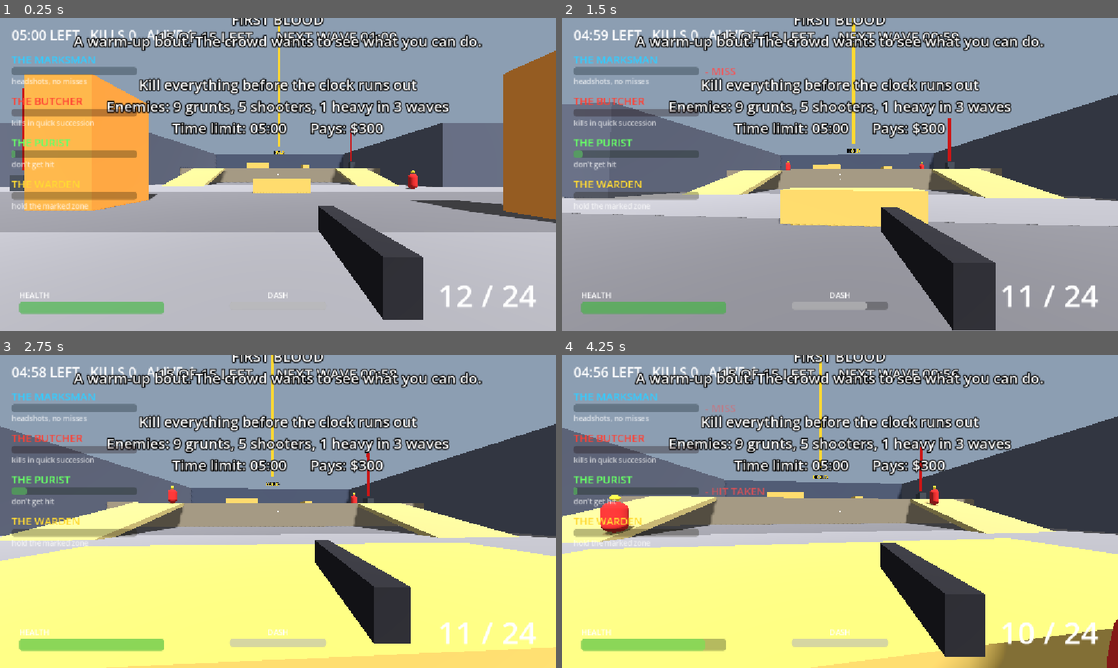
Above: before the commit, frames 1-4 (two rows, left to right).
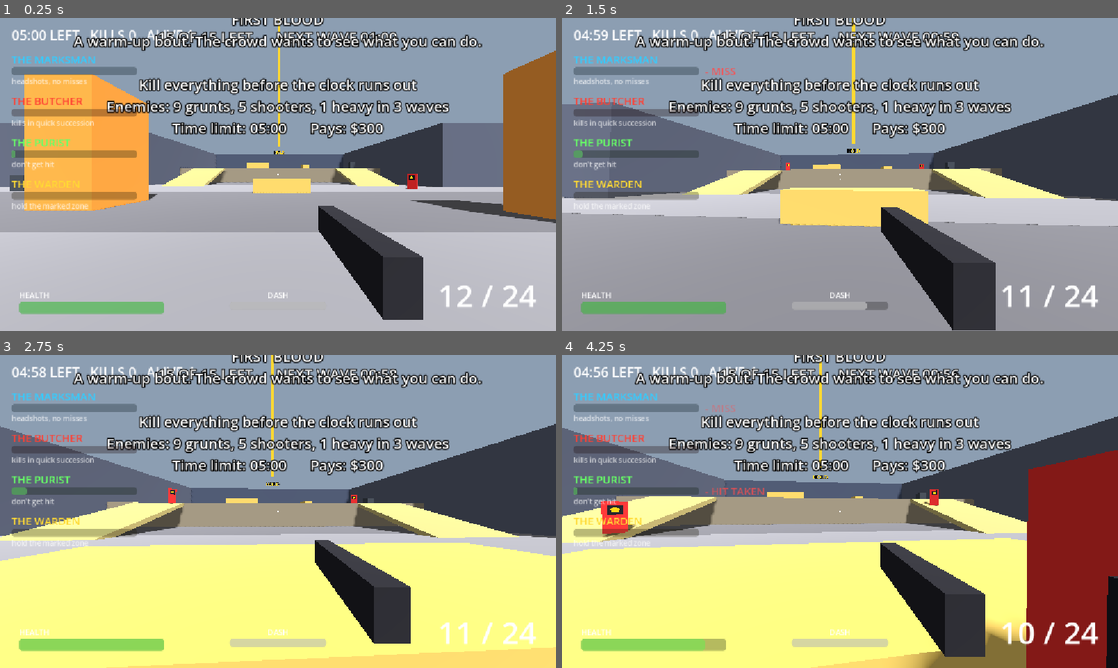
Above: after the commit, the same moments.

Repository: CaptainTiki/Arena
Game: Godot game, scene res://arena/arena.tscn
The game is run twice, just before and just after one commit, with the same random seed, the same clock (stepped at 60 frames per second) and the same inputs.
Inputs (mouse positions are in pixels of both pictures, inside the frame that each line leads up to):
- Up to frame 1 (0.25 s): no input
- Up to frame 2 (1.5 s): move the mouse to (867, 174) at 0.52 s; hold Space (dash) 0.53-1.28 s; hold W (move_forward) from 0.53 s (still down); move the mouse to (812, 174) at 1.27 s; click (812, 174) at 1.35 s
- Up to frame 3 (2.75 s): keep holding W (move_forward); move the mouse to (289, 505) at 2.02 s; hold Shift (sprint) from 2.03 s (still down)
- Up to frame 4 (4.25 s): keep holding W (move_forward); move the mouse to (834, 517) at 2.77 s; release Shift (sprint) at 2.78 s; tap Space (dash) at 2.85 s; move the mouse to (878, 514) at 3.52 s; press the mouse at (878, 514) at 3.53 s

The runs differ from the first frame. In frame 1, 0.2% of the frame differs, in the area x 4-76%, y 22-55%; in frame 2, 0.1%; in frame 3, 0.1%; in frame 4, 12%, in the area x 6-100%, y 29-100%.

Commit message:
Robot shapes with weak points, stations stock ammo or health

Diff:
--- a/arena/ammo_station.gd
+++ b/arena/ammo_station.gd
@@ -1,9 +1,13 @@
 class_name AmmoStation
 extends StaticBody3D
-## Fixed ammo dispenser. Red when empty, flashing amber when a restock is close, green when stocked.
-## Walk up to a stocked one to take its ammo.
+## Fixed dispenser that stocks either ammo or health, rolled afresh at every restock.
+## The light says which: blue for ammo, red for health. Steady means stocked, flashing means
+## arriving soon, and no light means there is nothing here and nothing on the way.
+## Walk up to a stocked one to take what it holds.
 
 signal collected(station: AmmoStation)
+
+enum Stock { AMMO, HEALTH }
 
 @export var data: AmmoStationData
 ## Seconds until this station's first stock. Zero means stocked from the start.
@@ -12,16 +16,20 @@
 
 var _stocked: bool = false
 var _restock_left: float = 0.0
+## What it holds, or what is on the way while it is empty.
+var _stock: Stock = Stock.AMMO
 
 @onready var _pickup_area: Area3D = $PickupArea
 @onready var _light: MeshInstance3D = $Light
 @onready var _pickup_mesh: MeshInstance3D = $Pickup
 @onready var _material: StandardMaterial3D = _light.material_override as StandardMaterial3D
+@onready var _pickup_material: StandardMaterial3D = _pickup_mesh.material_override as StandardMaterial3D
 
 
 func _ready() -> void:
 	_restock_left = first_stock_delay
 	_stocked = first_stock_delay <= 0.0
+	_roll_stock()
 	_refresh()
 
 
@@ -29,17 +37,22 @@
 	return _stocked
 
 
-func get_ammo() -> int:
-	return data.ammo
+func get_stock() -> Stock:
+	return _stock
+
+
+func get_color() -> Color:
+	return data.health_color if _stock == Stock.HEALTH else data.ammo_color
 
 
 func _physics_process(delta: float) -> void:
 	if _stocked:
 		for body: Node3D in _pickup_area.get_overlapping_bodies():
-			if body is Player:
+			if body is Player and _is_wanted_by(body as Player):
 				_stocked = false
 				_restock_left = data.restock_time
 				collected.emit(self)
+				_roll_stock()
 				break
 	else:
 		_restock_left -= delta
@@ -48,12 +61,22 @@
 	_refresh()
 
 
+## Health stays on the shelf for a player who has nothing to heal.
+func _is_wanted_by(player: Player) -> bool:
+	return _stock == Stock.AMMO or player.get_health() < player.data.max_health
+
+
+func _roll_stock() -> void:
+	_stock = Stock.HEALTH if randf() < data.health_chance else Stock.AMMO
+
+
 func _refresh() -> void:
 	_pickup_mesh.visible = _stocked
+	_pickup_material.albedo_color = get_color()
+	var arriving: bool = not _stocked and _restock_left <= data.warning_time
+	_light.visible = _stocked or arriving
 	if _stocked:
-		_material.albedo_color = data.stocked_color
-	elif _restock_left <= data.warning_time:
+		_material.albedo_color = get_color()
+	elif arriving:
 		var lit: bool = fmod(_restock_left * data.flash_rate, 1.0) < 0.5
-		_material.albedo_color = data.warning_color if lit else data.dark_color
-	else:
-		_material.albedo_color = data.empty_color
+		_material.albedo_color = get_color() if lit else data.dark_color
--- a/arena/ammo_station.tscn
+++ b/arena/ammo_station.tscn
@@ -22,11 +22,11 @@
 size = Vector3(0.35, 8, 0.35)
 
 [sub_resource type="StandardMaterial3D" id="StandardMaterial3D_pickup"]
+resource_local_to_scene = true
 shading_mode = 0
 albedo_color = Color(0.2, 0.8, 1, 1)
 
 [sub_resource type="BoxMesh" id="BoxMesh_pickup"]
-material = SubResource("StandardMaterial3D_pickup")
 size = Vector3(0.7, 0.4, 0.7)
 
 [sub_resource type="CylinderShape3D" id="CylinderShape3D_pickup"]
@@ -55,6 +55,7 @@
 transform = Transform3D(1, 0, 0, 0, 1, 0, 0, 0, 1, 0, 1.8, 0)
 cast_shadow = 0
 mesh = SubResource("BoxMesh_pickup")
+material_override = SubResource("StandardMaterial3D_pickup")
 
 [node name="PickupArea" type="Area3D" parent="."]
 collision_layer = 0
--- a/arena/ammo_station_data.gd
+++ b/arena/ammo_station_data.gd
@@ -3,6 +3,10 @@
 
 ## Rounds added to reserve per pickup.
 @export var ammo: int = 12
+## Health restored per pickup.
+@export var health: float = 30.0
+## Chance that a restock brings health instead of ammo.
+@export_range(0.0, 1.0) var health_chance: float = 0.4
 ## Seconds from being emptied to being stocked again.
 @export var restock_time: float = 120.0
 ## The light flashes for this long before the restock lands.
@@ -10,7 +14,7 @@
 @export var flash_rate: float = 3.0
 
 @export_group("Lights")
-@export var empty_color: Color = Color(0.8, 0.1, 0.1)
-@export var warning_color: Color = Color(1.0, 0.7, 0.1)
-@export var stocked_color: Color = Color(0.2, 1.0, 0.3)
+@export var ammo_color: Color = Color(0.15, 0.45, 1.0)
+@export var health_color: Color = Color(1.0, 0.1, 0.1)
+## The off beat of a flashing light.
 @export var dark_color: Color = Color(0.12, 0.12, 0.12)
--- a/arena/ammo_station_default.tres
+++ b/arena/ammo_station_default.tres
@@ -5,10 +5,11 @@
 [resource]
 script = ExtResource("1_data")
 ammo = 12
+health = 30.0
+health_chance = 0.4
 restock_time = 120.0
 warning_time = 15.0
 flash_rate = 3.0
-empty_color = Color(0.8, 0.1, 0.1, 1)
-warning_color = Color(1, 0.7, 0.1, 1)
-stocked_color = Color(0.2, 1, 0.3, 1)
+ammo_color = Color(0.15, 0.45, 1, 1)
+health_color = Color(1, 0.1, 0.1, 1)
 dark_color = Color(0.12, 0.12, 0.12, 1)
--- a/arena/arena.gd
+++ b/arena/arena.gd
@@ -383,6 +383,11 @@
 
 
 func _on_ammo_station_collected(station: AmmoStation) -> void:
-	_weapon.add_reserve(station.get_ammo())
-	_log.log_player("ammo_station", {"ammo": station.get_ammo()})
-	_hud.show_pickup("AMMO +%d" % station.get_ammo(), station.data.stocked_color)
+	if station.get_stock() == AmmoStation.Stock.HEALTH:
+		_player.heal(station.data.health)
+		_log.log_player("station", {"stock": "health", "amount": station.data.health})
+		_hud.show_pickup("HEALTH +%d" % roundi(station.data.health), station.get_color())
+		return
+	_weapon.add_reserve(station.data.ammo)
+	_log.log_player("station", {"stock": "ammo", "amount": station.data.ammo})
+	_hud.show_pickup("AMMO +%d" % station.data.ammo, station.get_color())
--- a/combat/hitbox.gd
+++ b/combat/hitbox.gd
@@ -1,7 +1,27 @@
 class_name Hitbox
 extends Area3D
-## A hitscan-only region that forwards hits to a damageable. Used for heads.
+## A hitscan-only region that forwards hits to a damageable. Used for weak points.
+## Anything drawn as a child of this node is hidden while the weak point is shut.
 
+enum Exposure {
+	ALWAYS,
+	## Only open while its owner is winding up an attack or recovering from one.
+	WHILE_ATTACKING,
+}
+
+## True for a weak point: hits here take the weapon's weak-point multiplier.
 @export var is_head: bool = false
 ## Node that implements take_hit(hit: HitInfo).
 @export var target: Node
+@export var exposure: Exposure = Exposure.ALWAYS
+
+var _layer: int = 0
+
+
+func _ready() -> void:
+	_layer = collision_layer
+
+
+func set_exposed(exposed: bool) -> void:
+	collision_layer = _layer if exposed else 0
+	visible = exposed
--- a/enemy/enemy.gd
+++ b/enemy/enemy.gd
@@ -41,9 +41,10 @@
 var _repath_left: float = 0.0
 var _body_layer: int = 0
 var _body_mask: int = 0
-var _head_layer: int = 0
-
-@onready var _head: Hitbox = $Head
+var _weak_points: Array[Hitbox] = []
+
+## Turns with the visual, so a weak point stays on the side of the body it was authored on.
+@onready var _weak_point_pivot: Node3D = $WeakPoints
 @onready var _visual: Node3D = $Visual
 @onready var _body_mesh: MeshInstance3D = $Visual/BodyMesh
 @onready var _material: StandardMaterial3D = _body_mesh.material_override as StandardMaterial3D
@@ -54,7 +55,9 @@
 func _ready() -> void:
 	_body_layer = collision_layer
 	_body_mask = collision_mask
-	_head_layer = _head.collision_layer
+	for child: Node in _weak_point_pivot.get_children():
+		if child is Hitbox:
+			_weak_points.append(child as Hitbox)
 
 
 func spawn(at: Vector3, target: Node3D, health_scale: float = 1.0, damage_scale: float = 1.0) -> void:
@@ -77,7 +80,7 @@
 	global_position = at
 	collision_layer = _body_layer
 	collision_mask = _body_mask
-	_head.collision_layer = _head_layer
+	_refresh_weak_points()
 	_visual.scale = Vector3.ONE
 	_material.albedo_color = data.body_color
 	if _arms != null:
@@ -350,9 +353,12 @@
 
 	# Face the target, or the way it is hurtling.
 	var facing: Vector3 = _lunge_direction if _state == State.LUNGE else _get_direction_to(_target.global_position)
-	if not facing.is_zero_approx():
+	var can_turn: bool = data.turn_while_recovering or _state != State.RECOVER
+	if can_turn and not facing.is_zero_approx():
 		var yaw: float = atan2(-facing.x, -facing.z)
 		_visual.rotation.y = lerp_angle(_visual.rotation.y, yaw, 1.0 - exp(-data.turn_speed * delta))
+	_weak_point_pivot.rotation.y = _visual.rotation.y
+	_refresh_weak_points()
 
 	if _arms != null:
 		var arm_target: float = deg_to_rad(data.arm_raise_degrees) if raising_arms else 0.0
@@ -360,11 +366,18 @@
 		_arms.rotation.x = lerpf(_arms.rotation.x, arm_target, 1.0 - exp(-arm_speed * delta))
 
 
+func _refresh_weak_points() -> void:
+	var attacking: bool = _state == State.WINDUP or _state == State.RECOVER
+	for weak_point: Hitbox in _weak_points:
+		weak_point.set_exposed(weak_point.exposure == Hitbox.Exposure.ALWAYS or attacking)
+
+
 func _die(hit: HitInfo) -> void:
 	_enter(State.DYING, data.pop_time)
 	collision_layer = 0
 	collision_mask = 0
-	_head.collision_layer = 0
+	for weak_point: Hitbox in _weak_points:
+		weak_point.set_exposed(false)
 	_material.albedo_color = data.hit_flash_color
 	died.emit(self, hit)
 
--- a/enemy/enemy.tscn
+++ b/enemy/enemy.tscn
@@ -8,23 +8,31 @@
 radius = 0.45
 height = 1.7
 
-[sub_resource type="CapsuleMesh" id="CapsuleMesh_body"]
-radius = 0.45
-height = 1.7
+[sub_resource type="BoxMesh" id="BoxMesh_body"]
+size = Vector3(0.8, 1.7, 0.8)
 
 [sub_resource type="StandardMaterial3D" id="StandardMaterial3D_body"]
 resource_local_to_scene = true
 albedo_color = Color(0.7, 0.15, 0.15, 1)
 
-[sub_resource type="SphereMesh" id="SphereMesh_head"]
-radius = 0.18
-height = 0.36
+[sub_resource type="StandardMaterial3D" id="StandardMaterial3D_weak"]
+shading_mode = 0
+albedo_color = Color(1, 0.85, 0.1, 1)
 
-[sub_resource type="StandardMaterial3D" id="StandardMaterial3D_head"]
-albedo_color = Color(0.95, 0.8, 0.2, 1)
+[sub_resource type="SphereMesh" id="SphereMesh_weak"]
+material = SubResource("StandardMaterial3D_weak")
+radius = 0.14
+height = 0.28
 
-[sub_resource type="SphereShape3D" id="SphereShape3D_head"]
-radius = 0.18
+[sub_resource type="SphereShape3D" id="SphereShape3D_weak"]
+radius = 0.14
+
+[sub_resource type="StandardMaterial3D" id="StandardMaterial3D_trim"]
+albedo_color = Color(0.1, 0.1, 0.12, 1)
+
+[sub_resource type="BoxMesh" id="BoxMesh_socket"]
+material = SubResource("StandardMaterial3D_trim")
+size = Vector3(0.5, 0.5, 0.1)
 
 [node name="Enemy" type="CharacterBody3D"]
 collision_layer = 4
@@ -42,22 +50,27 @@
 
 [node name="BodyMesh" type="MeshInstance3D" parent="Visual"]
 transform = Transform3D(1, 0, 0, 0, 1, 0, 0, 0, 1, 0, 0.85, 0)
-mesh = SubResource("CapsuleMesh_body")
+mesh = SubResource("BoxMesh_body")
 material_override = SubResource("StandardMaterial3D_body")
 
-[node name="HeadMesh" type="MeshInstance3D" parent="Visual"]
-transform = Transform3D(1, 0, 0, 0, 1, 0, 0, 0, 1, 0, 1.9, 0)
-mesh = SubResource("SphereMesh_head")
-material_override = SubResource("StandardMaterial3D_head")
+[node name="Socket" type="MeshInstance3D" parent="Visual"]
+transform = Transform3D(1, 0, 0, 0, 1, 0, 0, 0, 1, 0, 1.25, -0.4)
+mesh = SubResource("BoxMesh_socket")
 
-[node name="Head" type="Area3D" parent="." node_paths=PackedStringArray("target")]
-transform = Transform3D(1, 0, 0, 0, 1, 0, 0, 0, 1, 0, 1.9, 0)
+[node name="WeakPoints" type="Node3D" parent="."]
+
+[node name="Eye" type="Area3D" parent="WeakPoints" node_paths=PackedStringArray("target")]
+transform = Transform3D(1, 0, 0, 0, 1, 0, 0, 0, 1, 0, 1.25, -0.5)
 collision_layer = 16
 collision_mask = 0
 monitoring = false
 script = ExtResource("2_hitbox")
 is_head = true
-target = NodePath("..")
+target = NodePath("../..")
 
-[node name="HeadShape" type="CollisionShape3D" parent="Head"]
-shape = SubResource("SphereShape3D_head")
+[node name="Shape" type="CollisionShape3D" parent="WeakPoints/Eye"]
+shape = SubResource("SphereShape3D_weak")
+
+[node name="Mesh" type="MeshInstance3D" parent="WeakPoints/Eye"]
+cast_shadow = 0
+mesh = SubResource("SphereMesh_weak")
--- a/enemy/enemy_data.gd
+++ b/enemy/enemy_data.gd
@@ -96,3 +96,5 @@
 @export var arm_raise_speed: float = 8.0
 @export var arm_slam_speed: float = 30.0
 @export var turn_speed: float = 10.0
+## False leaves it facing the way it struck until it has recovered, so its back can be reached.
+@export var turn_while_recovering: bool = true
--- a/enemy/heavy.tres
+++ b/enemy/heavy.tres
@@ -42,4 +42,5 @@
 arm_raise_degrees = 165.0
 arm_raise_speed = 8.0
 arm_slam_speed = 30.0
-turn_speed = 6.0
+turn_speed = 2.5
+turn_while_recovering = false
--- a/enemy/heavy.tscn
+++ b/enemy/heavy.tscn
@@ -8,23 +8,35 @@
 radius = 0.9
 height = 2.8
 
-[sub_resource type="CapsuleMesh" id="CapsuleMesh_body"]
-radius = 0.9
-height = 2.8
+[sub_resource type="BoxMesh" id="BoxMesh_body"]
+size = Vector3(1.7, 2.8, 1.3)
 
 [sub_resource type="StandardMaterial3D" id="StandardMaterial3D_body"]
 resource_local_to_scene = true
 albedo_color = Color(0.4, 0.15, 0.5, 1)
 
-[sub_resource type="SphereMesh" id="SphereMesh_head"]
-radius = 0.25
-height = 0.5
+[sub_resource type="StandardMaterial3D" id="StandardMaterial3D_weak"]
+shading_mode = 0
+albedo_color = Color(1, 0.85, 0.1, 1)
 
-[sub_resource type="StandardMaterial3D" id="StandardMaterial3D_head"]
-albedo_color = Color(0.95, 0.8, 0.2, 1)
+[sub_resource type="SphereMesh" id="SphereMesh_weak"]
+material = SubResource("StandardMaterial3D_weak")
+radius = 0.3
+height = 0.6
 
-[sub_resource type="SphereShape3D" id="SphereShape3D_head"]
-radius = 0.25
+[sub_resource type="SphereShape3D" id="SphereShape3D_weak"]
+radius = 0.3
+
+[sub_resource type="StandardMaterial3D" id="StandardMaterial3D_trim"]
+albedo_color = Color(0.1, 0.1, 0.12, 1)
+
+[sub_resource type="BoxMesh" id="BoxMesh_housing"]
+material = SubResource("StandardMaterial3D_trim")
+size = Vector3(1.0, 1.0, 0.2)
+
+[sub_resource type="BoxMesh" id="BoxMesh_brow"]
+material = SubResource("StandardMaterial3D_trim")
+size = Vector3(1.2, 0.3, 0.2)
 
 [sub_resource type="StandardMaterial3D" id="StandardMaterial3D_arm"]
 albedo_color = Color(0.25, 0.1, 0.32, 1)
@@ -49,13 +61,16 @@
 
 [node name="BodyMesh" type="MeshInstance3D" parent="Visual"]
 transform = Transform3D(1, 0, 0, 0, 1, 0, 0, 0, 1, 0, 1.4, 0)
-mesh = SubResource("CapsuleMesh_body")
+mesh = SubResource("BoxMesh_body")
 material_override = SubResource("StandardMaterial3D_body")
 
-[node name="HeadMesh" type="MeshInstance3D" parent="Visual"]
-transform = Transform3D(1, 0, 0, 0, 1, 0, 0, 0, 1, 0, 3.05, 0)
-mesh = SubResource("SphereMesh_head")
-material_override = SubResource("StandardMaterial3D_head")
+[node name="Housing" type="MeshInstance3D" parent="Visual"]
+transform = Transform3D(1, 0, 0, 0, 1, 0, 0, 0, 1, 0, 1.7, 0.7)
+mesh = SubResource("BoxMesh_housing")
+
+[node name="Brow" type="MeshInstance3D" parent="Visual"]
+transform = Transform3D(1, 0, 0, 0, 1, 0, 0, 0, 1, 0, 2.4, -0.7)
+mesh = SubResource("BoxMesh_brow")
 
 [node name="Arms" type="Node3D" parent="Visual"]
 transform = Transform3D(1, 0, 0, 0, 1, 0, 0, 0, 1, 0, 2.4, 0)
@@ -68,14 +83,20 @@
 transform = Transform3D(1, 0, 0, 0, 1, 0, 0, 0, 1, 1.3, -1.1, 0)
 mesh = SubResource("BoxMesh_arm")
 
-[node name="Head" type="Area3D" parent="." node_paths=PackedStringArray("target")]
-transform = Transform3D(1, 0, 0, 0, 1, 0, 0, 0, 1, 0, 3.05, 0)
+[node name="WeakPoints" type="Node3D" parent="."]
+
+[node name="Core" type="Area3D" parent="WeakPoints" node_paths=PackedStringArray("target")]
+transform = Transform3D(1, 0, 0, 0, 1, 0, 0, 0, 1, 0, 1.7, 1.0)
 collision_layer = 16
 collision_mask = 0
 monitoring = false
 script = ExtResource("2_hitbox")
 is_head = true
-target = NodePath("..")
+target = NodePath("../..")
 
-[node name="HeadShape" type="CollisionShape3D" parent="Head"]
-shape = SubResource("SphereShape3D_head")
+[node name="Shape" type="CollisionShape3D" parent="WeakPoints/Core"]
+shape = SubResource("SphereShape3D_weak")
+
+[node name="Mesh" type="MeshInstance3D" parent="WeakPoints/Core"]
+cast_shadow = 0
+mesh = SubResource("SphereMesh_weak")
--- a/enemy/shooter.tscn
+++ b/enemy/shooter.tscn
@@ -8,23 +8,35 @@
 radius = 0.35
 height = 1.7
 
-[sub_resource type="CapsuleMesh" id="CapsuleMesh_body"]
-radius = 0.35
-height = 1.7
+[sub_resource type="BoxMesh" id="BoxMesh_body"]
+size = Vector3(0.4, 1.7, 0.4)
 
 [sub_resource type="StandardMaterial3D" id="StandardMaterial3D_body"]
 resource_local_to_scene = true
 albedo_color = Color(0.1, 0.6, 0.6, 1)
 
-[sub_resource type="SphereMesh" id="SphereMesh_head"]
-radius = 0.18
-height = 0.36
+[sub_resource type="StandardMaterial3D" id="StandardMaterial3D_weak"]
+shading_mode = 0
+albedo_color = Color(1, 0.85, 0.1, 1)
 
-[sub_resource type="StandardMaterial3D" id="StandardMaterial3D_head"]
-albedo_color = Color(0.95, 0.8, 0.2, 1)
+[sub_resource type="SphereMesh" id="SphereMesh_weak"]
+material = SubResource("StandardMaterial3D_weak")
+radius = 0.16
+height = 0.32
 
-[sub_resource type="SphereShape3D" id="SphereShape3D_head"]
-radius = 0.18
+[sub_resource type="SphereShape3D" id="SphereShape3D_weak"]
+radius = 0.16
+
+[sub_resource type="StandardMaterial3D" id="StandardMaterial3D_trim"]
+albedo_color = Color(0.1, 0.1, 0.12, 1)
+
+[sub_resource type="BoxMesh" id="BoxMesh_turret"]
+material = SubResource("StandardMaterial3D_trim")
+size = Vector3(0.8, 0.4, 0.6)
+
+[sub_resource type="BoxMesh" id="BoxMesh_shutter"]
+material = SubResource("StandardMaterial3D_trim")
+size = Vector3(0.4, 0.3, 0.06)
 
 [node name="Shooter" type="CharacterBody3D"]
 collision_layer = 4
@@ -42,22 +54,32 @@
 
 [node name="BodyMesh" type="MeshInstance3D" parent="Visual"]
 transform = Transform3D(1, 0, 0, 0, 1, 0, 0, 0, 1, 0, 0.85, 0)
-mesh = SubResource("CapsuleMesh_body")
+mesh = SubResource("BoxMesh_body")
 material_override = SubResource("StandardMaterial3D_body")
 
-[node name="HeadMesh" type="MeshInstance3D" parent="Visual"]
-transform = Transform3D(1, 0, 0, 0, 1, 0, 0, 0, 1, 0, 1.9, 0)
-mesh = SubResource("SphereMesh_head")
-material_override = SubResource("StandardMaterial3D_head")
+[node name="Turret" type="MeshInstance3D" parent="Visual"]
+transform = Transform3D(1, 0, 0, 0, 1, 0, 0, 0, 1, 0, 1.55, 0)
+mesh = SubResource("BoxMesh_turret")
 
-[node name="Head" type="Area3D" parent="." node_paths=PackedStringArray("target")]
-transform = Transform3D(1, 0, 0, 0, 1, 0, 0, 0, 1, 0, 1.9, 0)
+[node name="Shutter" type="MeshInstance3D" parent="Visual"]
+transform = Transform3D(1, 0, 0, 0, 1, 0, 0, 0, 1, 0, 1.55, -0.31)
+mesh = SubResource("BoxMesh_shutter")
+
+[node name="WeakPoints" type="Node3D" parent="."]
+
+[node name="Lens" type="Area3D" parent="WeakPoints" node_paths=PackedStringArray("target")]
+transform = Transform3D(1, 0, 0, 0, 1, 0, 0, 0, 1, 0, 1.55, -0.42)
 collision_layer = 16
 collision_mask = 0
 monitoring = false
 script = ExtResource("2_hitbox")
 is_head = true
-target = NodePath("..")
+target = NodePath("../..")
+exposure = 1
 
-[node name="HeadShape" type="CollisionShape3D" parent="Head"]
-shape = SubResource("SphereShape3D_head")
+[node name="Shape" type="CollisionShape3D" parent="WeakPoints/Lens"]
+shape = SubResource("SphereShape3D_weak")
+
+[node name="Mesh" type="MeshInstance3D" parent="WeakPoints/Lens"]
+cast_shadow = 0
+mesh = SubResource("SphereMesh_weak")
Not shown: 1 places in enemy/enemy.tscn that only renumber resources
Not shown: 1 places in enemy/shooter.tscn that only renumber resources
Not shown, changed: docs/playtest-notes.md
